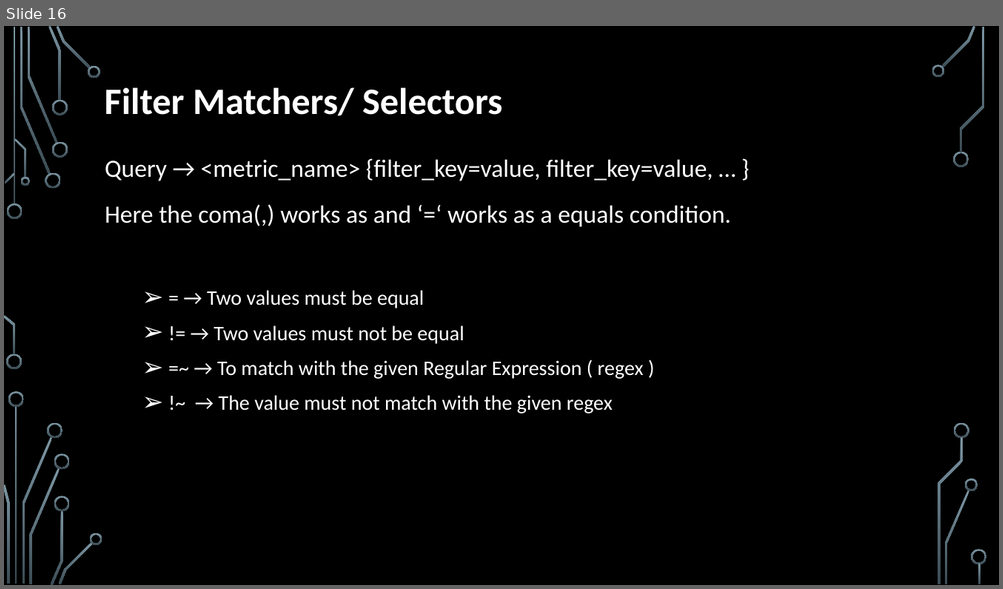
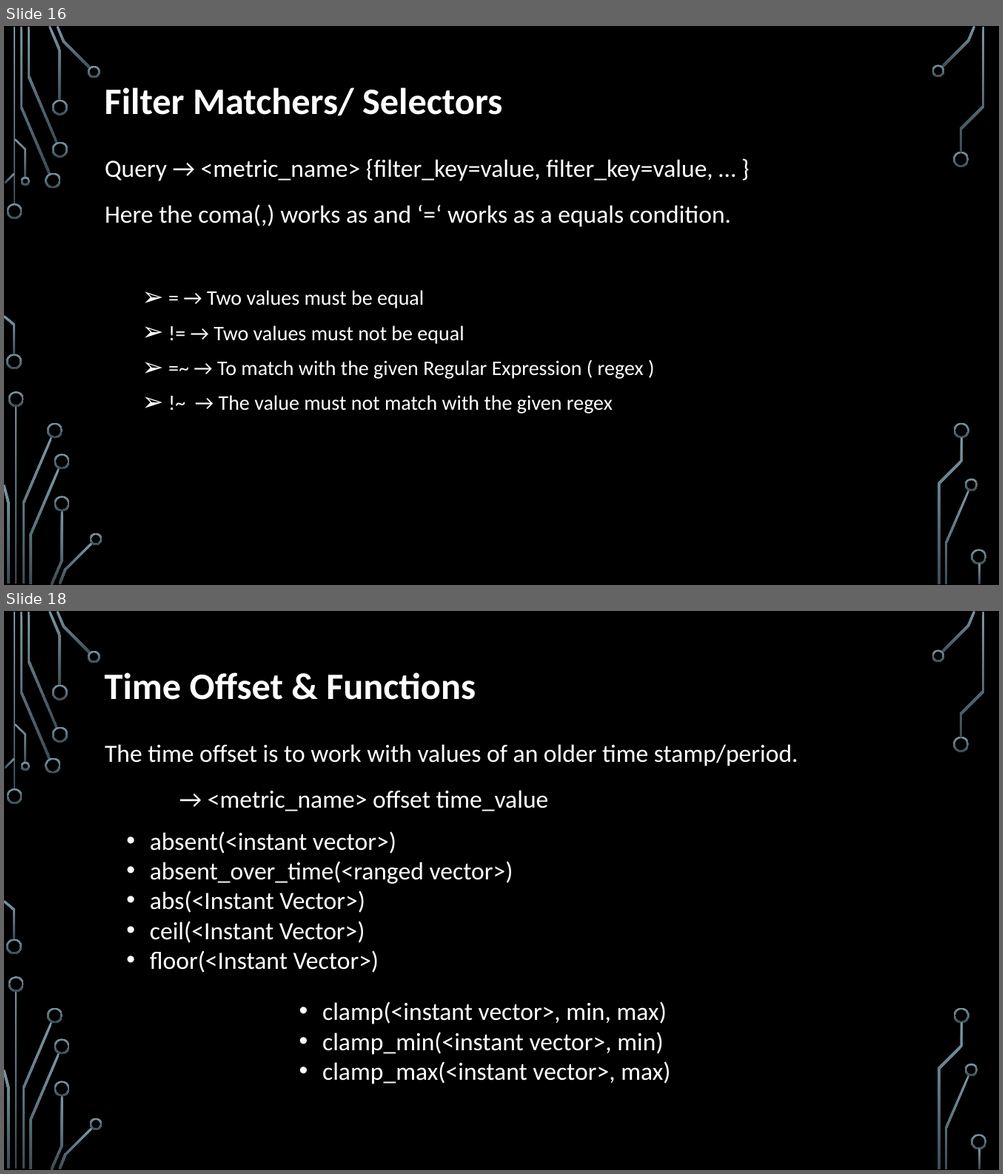
Before and after one commit to Mayur3099/Prometheus, a slide deck: Prometheus.pptx. Shown one above the other, each under a label of ours: slide 16 before the commit, slides 16 and 18 after it; the slides between them are not shown. The pictures are 1003x589 and 1003x1174 pixels, drawn with LibreOffice and Linux fonts; fonts in the diff are those of the drawing; background and template pictures are left out. Boxes give left, top, right and bottom in pixels: in the first picture for what was removed or moved away, otherwise in the second. Text is boxed around its words. In the diff, an @@ line names an element or a change of style, - is before the commit and + after.

```diff
--- a/Prometheus.pptx
+++ b/Prometheus.pptx
@@ slide 18 added at box(4, 611, 999, 1170), background picture (left out); not listed: 36 template elements that a slide beside it also shows @@
@@ text added at box(105, 672, 475, 700), 36 pt, text #FFFFFF, bold @@
+Time Offset & Functions
@@ text added at box(105, 744, 798, 812), 24 pt, text #FFFFFF @@
+The time offset is to work with values of an older time stamp/period.
+→ <metric_name> offset time_value
@@ text added at box(150, 832, 513, 973), 24 pt, text #FFFFFF @@
+  • absent(<instant vector>)
+  • absent_over_time(<ranged vector>)
+  • abs(<Instant Vector>)
+  • ceil(<Instant Vector>)
+  • floor(<Instant Vector>)
@@ text added at box(322, 1002, 670, 1085), 24 pt, text #FFFFFF @@
+  • clamp(<instant vector>, min, max)
+  • clamp_min(<instant vector>, min)
+  • clamp_max(<instant vector>, max)
```
Also in this commit, not shown: 2 other slides added.
